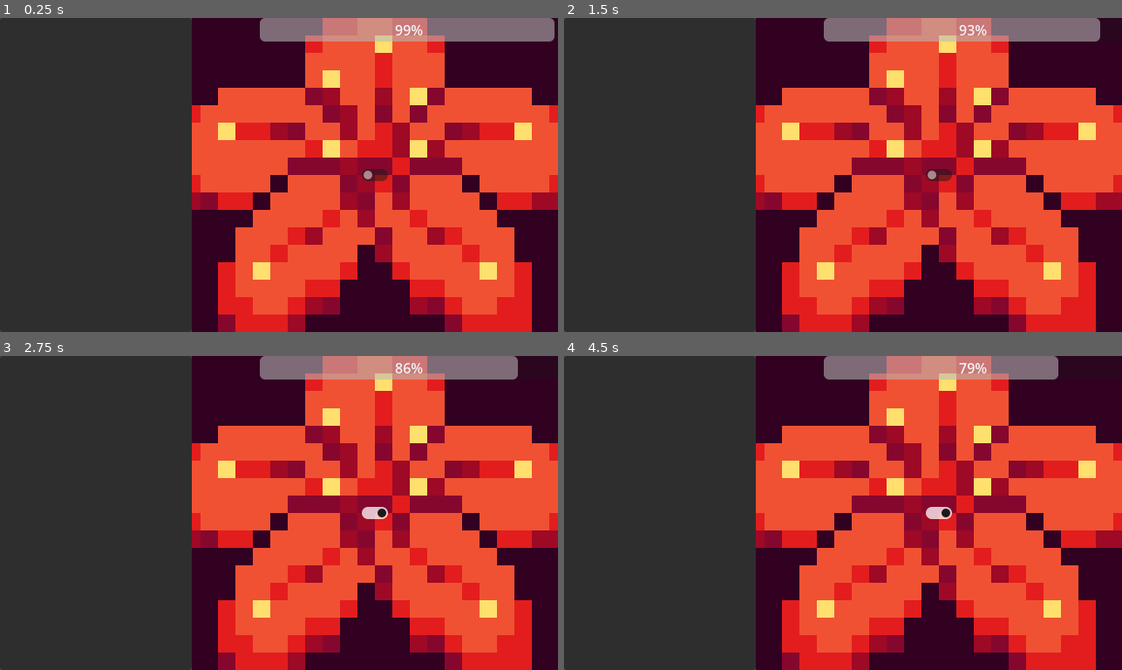
Above: before the commit, frames 1-4 (two rows, left to right).
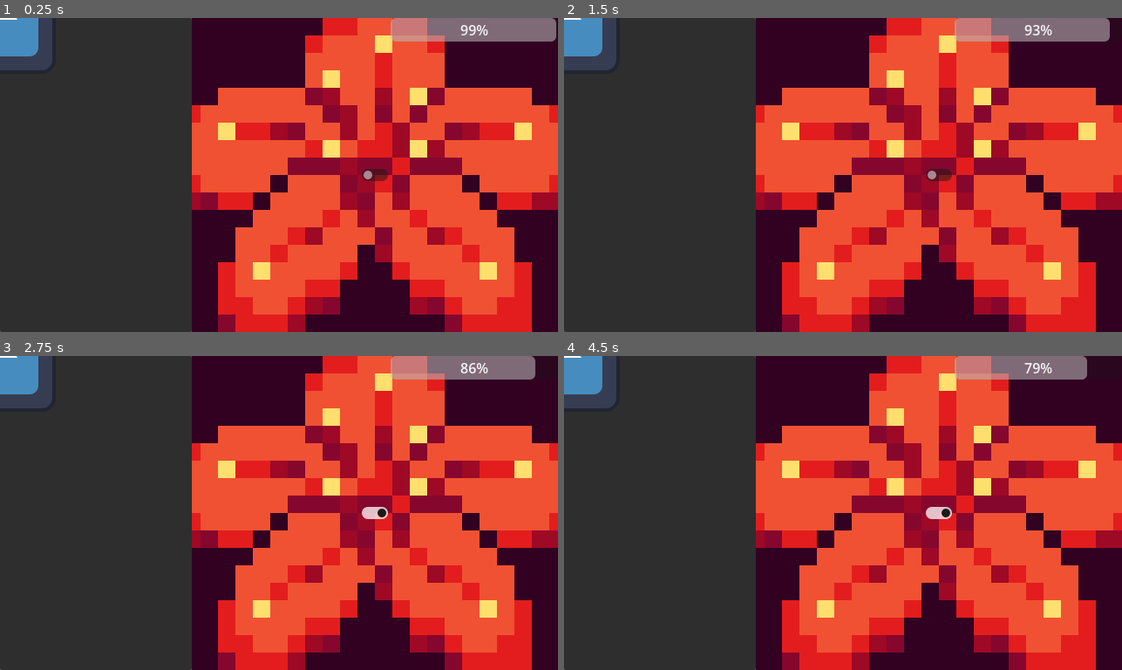
Above: after the commit, the same moments.

Repository: Crimson-Blossom-Studios/VerySeriousGame
Game: Godot game, scene res://scenes/presenteScene.tscn
Two runs of this game, one before a commit and one after it. Both use one fixed random seed, a clock stepped at 60 frames per second and the inputs below. The engine's default icon, where the game draws it, is replaced by a stand-in: a white triangle on a blue panel in a dark square.
Inputs (mouse positions are in pixels of both pictures, inside the frame that each line leads up to):
- Up to frame 1 (0.25 s): no input
- Up to frame 2 (1.5 s): click (937, 175) at 0.5 s; click (937, 175) at 1.25 s
- Up to frame 3 (2.75 s): click (373, 513) at 2 s
- Up to frame 4 (4.5 s): tap Enter at 2.75 s; move the mouse to (965, 497) at 2.77 s; click (965, 497) at 2.92 s; drag from (731, 528) to (815, 575) at 3.52 s; move the mouse to (898, 443) at 4.27 s; click (898, 443) at 4.42 s

The runs differ from the first frame. In frame 1, 3.5% of the frame differs, in the area x 0-100%, y 0-17%; in frame 2, 3.6%; in frame 3, 3.7%; in frame 4, 3.9%, in the area x 0-94%, y 0-17%.

Commit message:
Drag and drop

Diff:
--- a/project.godot
+++ b/project.godot
@@ -14,6 +14,10 @@
 run/main_scene="uid://dgihma5mqyq4h"
 config/features=PackedStringArray("4.7", "Forward Plus")
 config/icon="res://placeholders/icon.svg"
+
+[autoload]
+
+DocumentManager="*uid://1gfbhn1jdygh"
 
 [display]
 
@@ -34,6 +38,14 @@
 "res://scripts/": "orange"
 }
 
+[input]
+
+mouse_click={
+"deadzone": 0.2,
+"events": [Object(InputEventMouseButton,"resource_local_to_scene":false,"resource_name":"","device":-1,"window_id":0,"alt_pressed":false,"shift_pressed":false,"ctrl_pressed":false,"meta_pressed":false,"button_mask":1,"position":Vector2(177, 4),"global_position":Vector2(186, 52),"factor":1.0,"button_index":1,"canceled":false,"pressed":true,"double_click":false,"script":null)
+]
+}
+
 [physics]
 
 3d/physics_engine="Jolt Physics"
--- /dev/null
+++ b/scenes/Game.tscn
@@ -0,0 +1,9 @@
+[gd_scene format=3 uid="uid://sx78myhskura"]
+
+[ext_resource type="PackedScene" uid="uid://cr4ib8oak86u2" path="res://scenes/Paper.tscn" id="1_ibkli"]
+
+[node name="Game" type="Node2D" unique_id=1331701435]
+
+[node name="documento" parent="." unique_id=1571089226 instance=ExtResource("1_ibkli")]
+
+[node name="documento2" parent="." unique_id=1321131124 instance=ExtResource("1_ibkli")]
--- /dev/null
+++ b/scenes/Paper.tscn
@@ -0,0 +1,20 @@
+[gd_scene format=3 uid="uid://cr4ib8oak86u2"]
+
+[ext_resource type="Script" uid="uid://bgwpsd7pomdc2" path="res://scripts/documento.gd" id="1_20tjt"]
+[ext_resource type="Texture2D" uid="uid://bu4mpjww7uacr" path="res://placeholders/icon.svg" id="1_b38ta"]
+
+[sub_resource type="CircleShape2D" id="CircleShape2D_20tjt"]
+radius = 82.219215
+
+[node name="documento" type="Area2D" unique_id=1571089226]
+collision_mask = 2
+script = ExtResource("1_20tjt")
+
+[node name="Sprite" type="Sprite2D" parent="." unique_id=303039783]
+texture = ExtResource("1_b38ta")
+
+[node name="CollisionShape2D" type="CollisionShape2D" parent="." unique_id=1015799823]
+shape = SubResource("CircleShape2D_20tjt")
+
+[connection signal="mouse_entered" from="." to="." method="_on_mouse_entered"]
+[connection signal="mouse_exited" from="." to="." method="_on_mouse_exited"]
--- a/scenes/presenteScene.tscn
+++ b/scenes/presenteScene.tscn
@@ -4,33 +4,15 @@
 [ext_resource type="Texture2D" uid="uid://c1st2n4g1po6a" path="res://placeholders/Crimson Blossom Studios.png" id="2_edsw2"]
 [ext_resource type="Script" uid="uid://ohe1ji8ig1va" path="res://scripts/work_button.gd" id="3_8uu3j"]
 [ext_resource type="Script" uid="uid://dmwqachhioaxc" path="res://scripts/work_bar.gd" id="4_ek3qx"]
+[ext_resource type="PackedScene" uid="uid://cr4ib8oak86u2" path="res://scenes/Paper.tscn" id="5_8uu3j"]
 
-[sub_resource type="GDScript" id="GDScript_rr6jd"]
-script/source = "extends Control
-
-
-# Called when the node enters the scene tree for the first time.
-func _ready() -> void:
-	pass # Replace with function body.
-
-# Called every frame. 'delta' is the elapsed time since the previous frame.
-func _process(delta: float) -> void:
-	pass
-
-
-func _on_button() -> void:
-	pass # Replace with function body.
-"
-
-[node name="Ui" type="Control" unique_id=535942253]
-clip_contents = true
+[node name="Ui" type="Control" unique_id=1680845870]
 layout_mode = 3
 anchors_preset = 15
 anchor_right = 1.0
 anchor_bottom = 1.0
 grow_horizontal = 2
 grow_vertical = 2
-script = SubResource("GDScript_rr6jd")
 
 [node name="placeholderFundo" type="TextureRect" parent="." unique_id=1329111930]
 layout_mode = 1
@@ -56,17 +38,20 @@
 anchor_bottom = 1.0
 grow_horizontal = 2
 grow_vertical = 2
+mouse_filter = 2
 theme_override_constants/separation = 0
 
 [node name="PanelContainer" type="PanelContainer" parent="HBoxContainer" unique_id=827345047]
 custom_minimum_size = Vector2(220, 0)
 layout_mode = 2
 size_flags_horizontal = 0
+mouse_filter = 2
 
 [node name="mesaContainer" type="CenterContainer" parent="HBoxContainer" unique_id=533897768]
 clip_contents = true
 layout_mode = 2
 size_flags_horizontal = 3
+mouse_filter = 2
 
 [node name="placeholder" type="TextureRect" parent="HBoxContainer/mesaContainer" unique_id=190816792]
 layout_mode = 2
@@ -95,9 +80,12 @@
 anchors_preset = 1
 anchor_left = 1.0
 anchor_right = 1.0
-offset_left = -342.0
+offset_left = -192.0
 offset_bottom = 27.0
 grow_horizontal = 0
 script = ExtResource("4_ek3qx")
 
+[node name="documento" parent="." unique_id=1571089226 instance=ExtResource("5_8uu3j")]
+disable_mode = 2
+
 [connection signal="toggled" from="HBoxContainer/mesaContainer/placeholder/workButton" to="HBoxContainer/mesaContainer/placeholder/workButton" method="_on_toggled"]
--- /dev/null
+++ b/scripts/documentManager.gd
@@ -0,0 +1,7 @@
+extends Node
+
+var highest_z := 0
+
+func bring_to_front(document: Node2D):
+	highest_z += 1
+	document.z_index = highest_z
--- /dev/null
+++ b/scripts/documento.gd
@@ -0,0 +1,30 @@
+extends Area2D
+
+var dragging := false
+var drag_offset := Vector2.ZERO
+
+func _input(event):
+	if event is InputEventMouseButton:
+		if event.button_index == MOUSE_BUTTON_LEFT:
+			if event.pressed and mouse_in:
+				DocumentManager.bring_to_front(self)
+				dragging = true
+				drag_offset = global_position - get_global_mouse_position()
+
+				# traz o documento para frente
+				z_index += 1
+
+			elif !event.pressed:
+				dragging = false
+
+func _process(_delta):
+	if dragging:
+		global_position = get_global_mouse_position() + drag_offset
+
+var mouse_in := false
+
+func _on_mouse_entered():
+	mouse_in = true
+
+func _on_mouse_exited():
+	mouse_in = false
--- /dev/null
+++ b/scripts/presente_scene.gd
@@ -0,0 +1,21 @@
+extends Node2D
+
+var paper_stack = []
+var paper_scene = preload("res://scenes/Paper.tscn")
+
+func _ready() -> void:
+	for i in range(2):
+		var paper = paper_scene.instantiate()
+		add_paper(paper)
+
+func add_paper(paper) -> void:
+	paper_stack.append(paper)
+
+	var count = 0
+	for p in paper_stack:
+		p.z_index = count
+		count += 1
+
+func push_paper_to_top(paper) -> void:
+	paper_stack.erase(paper)
+	add_paper(paper)
Not shown, added: scripts/documentManager.gd.uid
Not shown, added: scripts/documento.gd.uid
Not shown, added: scripts/presente_scene.gd.uid
